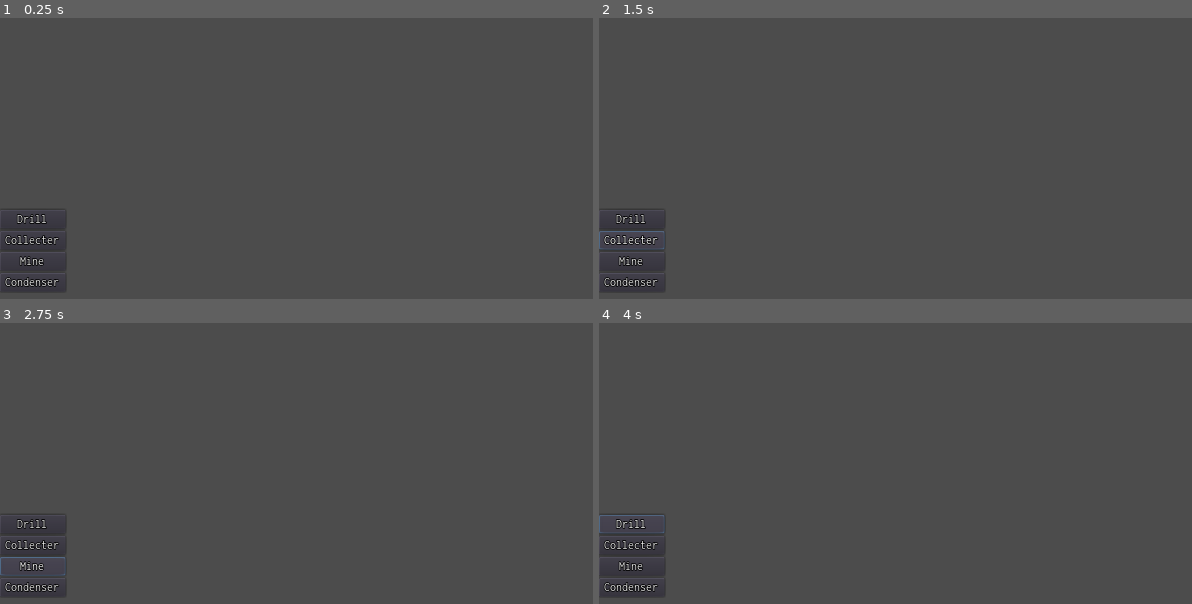
Above: before the commit, frames 1-4 (two rows, left to right).
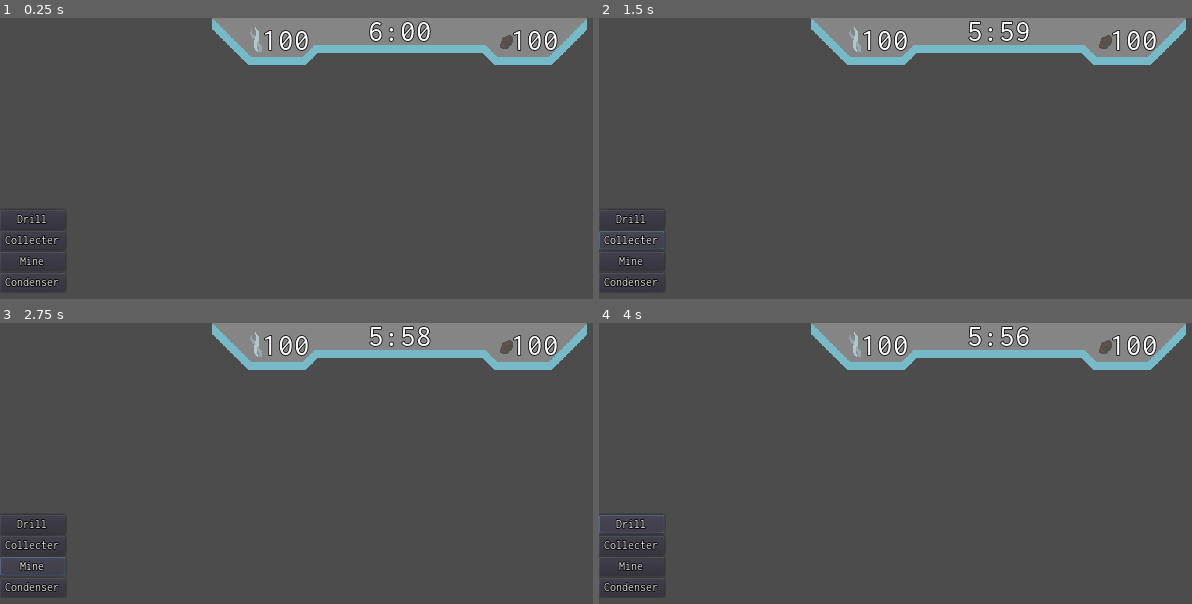
Above: after the commit, the same moments.

Repository: the-alex-g/LD49
Game: Godot game, scene res://Main.tscn
Two runs of this game, one before a commit and one after it. Both use one fixed random seed, a clock stepped at 60 frames per second and the inputs below.
Inputs:
- Up to frame 1 (0.25 s): no input
- Up to frame 2 (1.5 s): click "Drill" at 0.5 s; click "Collecter" at 1.25 s
- Up to frame 3 (2.75 s): click "Mine" at 2 s
- Up to frame 4 (4 s): click "Condenser" at 2.75 s; click "Drill" at 3.5 s

The runs differ from the first frame. In frame 1, 8.2% of the frame differs, in the area x 35-99%, y 0-17%; in frame 2, 8.2%; in frame 3, 8.2%; in frame 4, 8.2%.

Commit message:
Add resource trackers

Diff:
--- a/project/Comet.gd
+++ b/project/Comet.gd
@@ -42,13 +42,11 @@
 func increment_vapor()->void:
 	_vapor += 1
 	emit_signal("update_display", _vapor, _ore)
-	print(_vapor)
 
 
 func increment_ore()->void:
 	_ore += 1
 	emit_signal("update_display", _vapor, _ore)
-	print(_ore)
 
 
 func _on_Tail_mouse_entered()->void:
@@ -86,6 +84,7 @@
 			_first_built = false
 		_vapor -= station_resources["vapor"]
 		_ore -= station_resources["ore"]
+		emit_signal("update_display", _vapor, _ore)
 		var station_index := randi()%available_stations.size()
 		var station:Station = available_stations[station_index]
 		station.build()
--- a/project/HUD.gd
+++ b/project/HUD.gd
@@ -11,9 +11,24 @@
 
 # variables
 var _ignore
+var _seconds := 0
+var _minutes := 6
 
 # onready variables
+onready var _clock := $TimerLabel
+onready var _vapor_label := $VaporLabel
+onready var _ore_label := $OreLabel
 
+
+func _ready()->void:
+	_update_clock()
+
+
+func _update_clock()->void:
+	_clock.text = str(_minutes)+":"
+	if _seconds < 10:
+		_clock.text += "0"
+	_clock.text += str(_seconds)
 
 
 func _on_CondenserButton_pressed()->void:
@@ -30,3 +45,18 @@
 
 func _on_DrillButton_pressed()->void:
 	emit_signal("build", "drill")
+
+
+func _on_GameTimer_timeout()->void:
+	_seconds -= 1
+	if _seconds < 0:
+		_seconds = 59
+		_minutes -= 1
+	_update_clock()
+	if _seconds < 0 and _minutes < 0:
+		print("YOU DEAD")
+
+
+func _on_Main_update_display(vapor:int, ore:int)->void:
+	_ore_label.text = str(ore)
+	_vapor_label.text = str(vapor)
--- a/project/HUD.tscn
+++ b/project/HUD.tscn
@@ -1,7 +1,9 @@
-[gd_scene load_steps=3 format=2]
+[gd_scene load_steps=5 format=2]
 
 [ext_resource path="res://theme.tres" type="Theme" id=1]
 [ext_resource path="res://HUD.gd" type="Script" id=2]
+[ext_resource path="res://Art/Bar.png" type="Texture" id=3]
+[ext_resource path="res://LargeFont.tres" type="DynamicFont" id=4]
 
 [node name="HUD" type="CanvasLayer"]
 script = ExtResource( 2 )
@@ -40,7 +42,60 @@
 margin_bottom = 108.0
 text = "Condenser"
 
+[node name="GameTimer" type="Timer" parent="."]
+autostart = true
+
+[node name="TextureRect" type="TextureRect" parent="."]
+anchor_left = 0.5
+anchor_right = 0.5
+margin_left = -240.0
+margin_right = 240.0
+margin_bottom = 60.0
+texture = ExtResource( 3 )
+__meta__ = {
+"_edit_use_anchors_": false
+}
+
+[node name="TimerLabel" type="Label" parent="."]
+anchor_left = 0.5
+anchor_right = 0.5
+margin_left = -40.0
+margin_top = -5.0
+margin_right = 40.0
+margin_bottom = 43.0
+grow_horizontal = 2
+theme = ExtResource( 1 )
+custom_fonts/font = ExtResource( 4 )
+text = "1000"
+align = 1
+__meta__ = {
+"_edit_use_anchors_": false
+}
+
+[node name="VaporLabel" type="Label" parent="."]
+margin_left = 335.764
+margin_top = 6.72874
+margin_right = 395.764
+margin_bottom = 49.7287
+custom_fonts/font = ExtResource( 4 )
+text = "100"
+__meta__ = {
+"_edit_use_anchors_": false
+}
+
+[node name="OreLabel" type="Label" parent="."]
+margin_left = 653.894
+margin_top = 6.09879
+margin_right = 713.894
+margin_bottom = 49.0988
+custom_fonts/font = ExtResource( 4 )
+text = "100"
+__meta__ = {
+"_edit_use_anchors_": false
+}
+
 [connection signal="pressed" from="VBoxContainer/DrillButton" to="." method="_on_DrillButton_pressed"]
 [connection signal="pressed" from="VBoxContainer/CollecterButton" to="." method="_on_CollecterButton_pressed"]
 [connection signal="pressed" from="VBoxContainer/MineButton" to="." method="_on_MineButton_pressed"]
 [connection signal="pressed" from="VBoxContainer/CondenserButton" to="." method="_on_CondenserButton_pressed"]
+[connection signal="timeout" from="GameTimer" to="." method="_on_GameTimer_timeout"]
--- /dev/null
+++ b/project/LargeFont.tres
@@ -0,0 +1,9 @@
+[gd_resource type="DynamicFont" load_steps=2 format=2]
+
+[ext_resource path="res://Inconsolata-VariableFont_wdth,wght.ttf" type="DynamicFontData" id=1]
+
+[resource]
+size = 40
+outline_size = 1
+outline_color = Color( 0, 0, 0, 1 )
+font_data = ExtResource( 1 )
--- a/project/Main.gd
+++ b/project/Main.gd
@@ -2,6 +2,7 @@
 
 # signals
 signal build(station_name)
+signal update_display(vapor, ore)
 
 # enums
 
@@ -15,6 +16,13 @@
 # onready variables
 
 
+func _ready()->void:
+	randomize()
+
 
 func _on_HUD_build(station_name:String)->void:
 	emit_signal("build", station_name)
+
+
+func _on_Comet_update_display(vapor:int, ore:int)->void:
+	emit_signal("update_display", vapor, ore)
--- a/project/Main.tscn
+++ b/project/Main.tscn
@@ -13,4 +13,6 @@
 [node name="HUD" parent="." instance=ExtResource( 2 )]
 
 [connection signal="build" from="." to="Comet" method="_on_Main_build"]
+[connection signal="update_display" from="." to="HUD" method="_on_Main_update_display"]
+[connection signal="update_display" from="Comet" to="." method="_on_Comet_update_display"]
 [connection signal="build" from="HUD" to="." method="_on_HUD_build"]
--- a/project/Station.tscn
+++ b/project/Station.tscn
@@ -1,9 +1,10 @@
-[gd_scene load_steps=28 format=2]
+[gd_scene load_steps=47 format=2]
 
 [ext_resource path="res://Station.gd" type="Script" id=1]
 [ext_resource path="res://Art/Condenser.png" type="Texture" id=2]
 [ext_resource path="res://Art/Explosion.png" type="Texture" id=3]
 [ext_resource path="res://Art/Collecter.png" type="Texture" id=4]
+[ext_resource path="res://Art/Drill.png" type="Texture" id=5]
 
 [sub_resource type="AtlasTexture" id=1]
 atlas = ExtResource( 3 )
@@ -63,37 +64,109 @@
 
 [sub_resource type="AtlasTexture" id=15]
 atlas = ExtResource( 4 )
-region = Rect2( 0, 0, 32, 32 )
+region = Rect2( 0, 0, 64, 64 )
 
 [sub_resource type="AtlasTexture" id=16]
 atlas = ExtResource( 4 )
-region = Rect2( 32, 0, 32, 32 )
+region = Rect2( 64, 0, 64, 64 )
 
 [sub_resource type="AtlasTexture" id=17]
 atlas = ExtResource( 4 )
-region = Rect2( 64, 0, 32, 32 )
+region = Rect2( 128, 0, 64, 64 )
 
 [sub_resource type="AtlasTexture" id=18]
 atlas = ExtResource( 4 )
-region = Rect2( 0, 32, 32, 32 )
+region = Rect2( 0, 64, 64, 64 )
 
 [sub_resource type="AtlasTexture" id=19]
 atlas = ExtResource( 4 )
-region = Rect2( 32, 32, 32, 32 )
+region = Rect2( 64, 64, 64, 64 )
 
 [sub_resource type="AtlasTexture" id=20]
 atlas = ExtResource( 4 )
-region = Rect2( 64, 32, 32, 32 )
+region = Rect2( 128, 64, 64, 64 )
 
 [sub_resource type="AtlasTexture" id=21]
 atlas = ExtResource( 4 )
-region = Rect2( 0, 64, 32, 32 )
+region = Rect2( 0, 128, 64, 64 )
 
 [sub_resource type="AtlasTexture" id=22]
 atlas = ExtResource( 4 )
-region = Rect2( 32, 64, 32, 32 )
-
-[sub_resource type="SpriteFrames" id=23]
+region = Rect2( 64, 128, 64, 64 )
+
+[sub_resource type="AtlasTexture" id=41]
+atlas = ExtResource( 5 )
+region = Rect2( 0, 0, 21, 11 )
+
+[sub_resource type="AtlasTexture" id=42]
+atlas = ExtResource( 5 )
+region = Rect2( 21, 0, 21, 11 )
+
+[sub_resource type="AtlasTexture" id=43]
+atlas = ExtResource( 5 )
+region = Rect2( 42, 0, 21, 11 )
+
+[sub_resource type="AtlasTexture" id=44]
+atlas = ExtResource( 5 )
+region = Rect2( 0, 11, 21, 11 )
+
+[sub_resource type="AtlasTexture" id=45]
+atlas = ExtResource( 5 )
+region = Rect2( 21, 11, 21, 11 )
+
+[sub_resource type="AtlasTexture" id=46]
+atlas = ExtResource( 5 )
+region = Rect2( 42, 11, 21, 11 )
+
+[sub_resource type="AtlasTexture" id=47]
+atlas = ExtResource( 5 )
+region = Rect2( 0, 22, 21, 11 )
+
+[sub_resource type="AtlasTexture" id=48]
+atlas = ExtResource( 5 )
+region = Rect2( 21, 22, 21, 11 )
+
+[sub_resource type="AtlasTexture" id=49]
+atlas = ExtResource( 5 )
+region = Rect2( 42, 22, 21, 11 )
+
+[sub_resource type="AtlasTexture" id=50]
+atlas = ExtResource( 5 )
+region = Rect2( 0, 33, 21, 11 )
+
+[sub_resource type="AtlasTexture" id=51]
+atlas = ExtResource( 5 )
+region = Rect2( 21, 33, 21, 11 )
+
+[sub_resource type="AtlasTexture" id=52]
+atlas = ExtResource( 5 )
+region = Rect2( 42, 33, 21, 11 )
+
+[sub_resource type="AtlasTexture" id=53]
+atlas = ExtResource( 5 )
+region = Rect2( 0, 44, 21, 11 )
+
+[sub_resource type="AtlasTexture" id=54]
+atlas = ExtResource( 5 )
+region = Rect2( 21, 44, 21, 11 )
+
+[sub_resource type="AtlasTexture" id=55]
+atlas = ExtResource( 5 )
+region = Rect2( 42, 44, 21, 11 )
+
+[sub_resource type="AtlasTexture" id=56]
+atlas = ExtResource( 5 )
+region = Rect2( 0, 55, 21, 11 )
+
+[sub_resource type="AtlasTexture" id=57]
+atlas = ExtResource( 5 )
+region = Rect2( 21, 55, 21, 11 )
+
+[sub_resource type="AtlasTexture" id=58]
+atlas = ExtResource( 5 )
+region = Rect2( 42, 55, 21, 11 )
+
+[sub_resource type="SpriteFrames" id=40]
 animations = [ {
 "frames": [ SubResource( 1 ), SubResource( 2 ), SubResource( 3 ), SubResource( 4 ) ],
 "loop": false,
@@ -109,14 +182,19 @@
 "loop": true,
 "name": "collecter",
 "speed": 5.0
+}, {
+"frames": [ SubResource( 41 ), SubResource( 42 ), SubResource( 43 ), SubResource( 44 ), SubResource( 45 ), SubResource( 46 ), SubResource( 47 ), SubResource( 48 ), SubResource( 49 ), SubResource( 50 ), SubResource( 51 ), SubResource( 52 ), SubResource( 53 ), SubResource( 54 ), SubResource( 55 ), SubResource( 56 ), SubResource( 57 ), SubResource( 58 ) ],
+"loop": true,
+"name": "drill",
+"speed": 5.0
 } ]
 
 [node name="Station" type="Node2D"]
 script = ExtResource( 1 )
 
 [node name="Sprite" type="AnimatedSprite" parent="."]
-frames = SubResource( 23 )
-animation = "collecter"
+frames = SubResource( 40 )
+animation = "drill"
 
 [node name="Timer" type="Timer" parent="."]
 
Binary file added: project/Art/Bar.png
Not shown, added: project/Art/Bar.png.import
Binary file changed: project/Art/Collecter.png
Binary file added: project/Art/Drill.png
Not shown, added: project/Art/Drill.png.import
Not shown, added: raw_files/Bar.piskel
Not shown, changed: raw_files/Collecter.piskel
Not shown, added: raw_files/Drill.piskel
